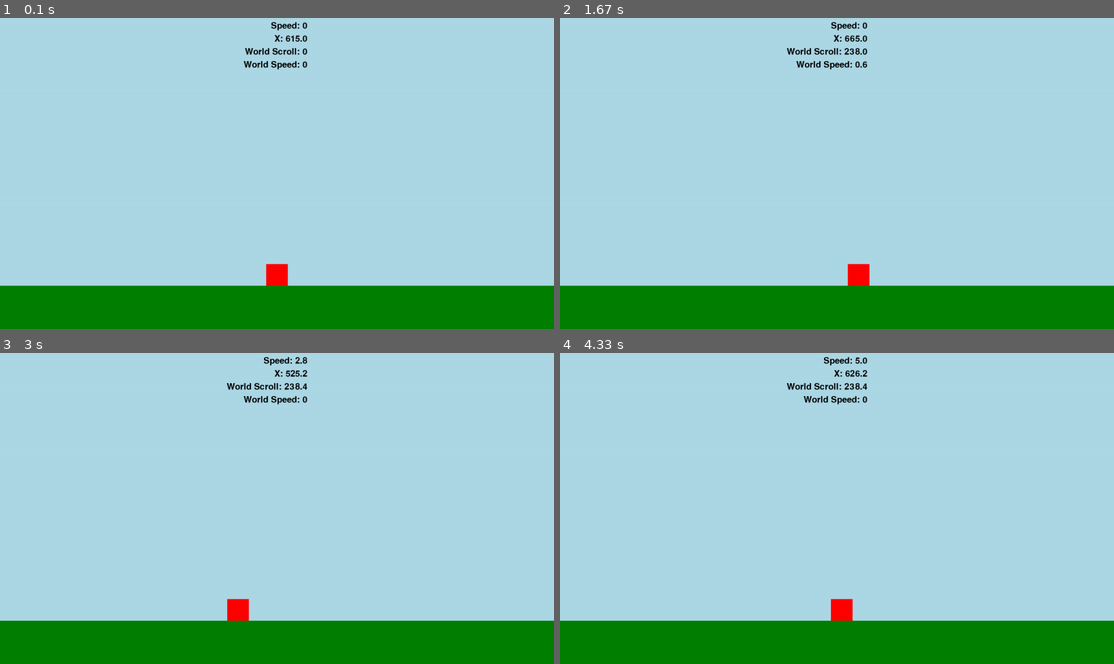
Above: before the commit, frames 1-4 (two rows, left to right).
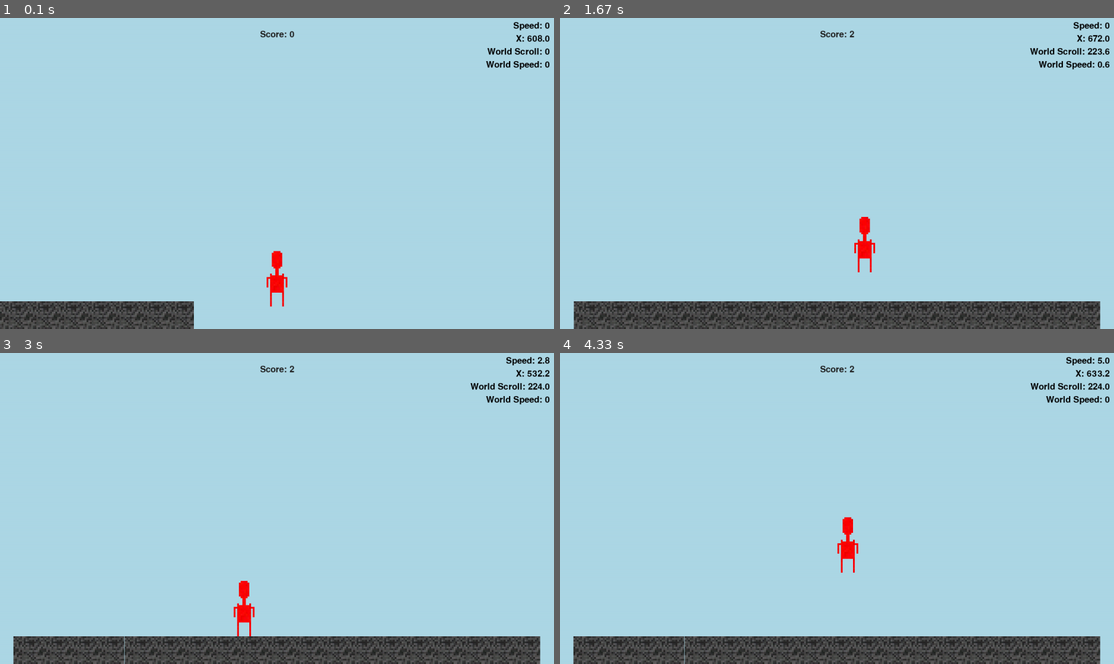
Above: after the commit, the same moments.

Repository: BrennyMIE/pygame7d
Game: pygame game, started from main.py
The game is run twice, just before and just after one commit, with the same random seed, the same clock (stepped at 60 frames per second) and the same inputs.
Inputs:
- Up to frame 1 (0.1 s): no input
- Up to frame 2 (1.67 s): hold D 0.33-0.8 s; hold D 0.83-1.3 s; tap Space at 0.9, 1.2, 1.4 s; hold A from 1.33 s (still down)
- Up to frame 3 (3 s): tap Space at 1.7, 1.97, 2.27, 2.4, 2.7 s; release A at 1.87 s; hold A 1.9-2.3 s; hold D 2.33-2.97 s
- Up to frame 4 (4.33 s): hold A 3-3.47 s; tap Space at 3.07, 3.37, 3.57, 3.87, 4.07 s; hold D 3.5-3.97 s; hold D from 4 s (still down)

The runs differ from the first frame. In frame 1, 15% of the frame differs, in the area x 0-100%, y 1-100%; in frame 2, 16%; in frame 3, 15%; in frame 4, 16%.

Commit message:
Add files via upload

Diff:
--- a/main.py
+++ b/main.py
@@ -1,28 +1,55 @@
 import pygame # This imports the pygame library into the script, so that it's functions are available to be used.
+import random
 # In Python, when you want to use a function from a library you've imported, you connect them with a dot (.). This is often called dot notation.
 
 pygame.init() # This tells python: "Inside the pygame library, find the function called init, and run it; the parentheses are how you tell the program to run the specified function."
 
 screen_width = 1280 # Create the variable screen_width. Default = 1280
 screen_height = 720 # Create the variable screen_height. Default = 720
+
 screen = pygame.display.set_mode((screen_width, screen_height)) # this creates a variable 'screen' and assigns the value of the created surface using pygame.display.set_mode()
 
 running = True # create the variable 'running' and set it's value to 'True'
 clock = pygame.time.Clock() # Create the variable 'clock', and assigns the value returned from the function pygame.time.Clock()?
 debug_font = pygame.font.Font(None, 30) # create the variable debug_font, and set it's font to None(default font), with size 30
-player_width = 50 # create the variable for the player_width. Default = 50
-player_height = 50 # create the variable for the player_height. Default = 50
-floor_height = 100 # create the variable floor_height, which specifies the height of the floor. Default = 100
+
+# Define Tile Size
+tile_width = 64  # create the variable tile_width, which specifies the height of the floor. Default = 100
+tile_height = 64 # create the variable tile_height, which specifies the height of the floor. Default = 100
+
+# Load textures:
+ground_texture_src = pygame.image.load('ground_texture.png')
+ground_texture = pygame.transform.scale(ground_texture_src, (tile_width, tile_height))
+
+player_sprite_src = pygame.image.load('player_sprite.png')
+player_sprite = pygame.transform.scale(player_sprite_src, (tile_width, tile_height * 2))
+
+# Define the zone where things must be rendered
+renderzone_right = screen_width - tile_width # add a buffer of 1 tile (!!!!!!!!currently negative 1 tile just so I can see what's going on!!!!!!!)
+renderzone_left = 0 + tile_width # also add the 1 tile buffer (bllarrghhhh inverted for testing!!!!!!)
+renderzone_top = 0 - tile_height # probably not needed
+renderzone_bottom = screen_height + tile_height # also probably not needed
+
+player_width = tile_width # create the variable for the player_width. Default = 50
+player_height = tile_height*2 # create the variable for the player_height. Default = 50
+
+gravity = 0.6 # initialise the speed of gravity.
+jump_force = 15 # set the force with which the player jumps
+
 player_x = screen_width / 2 - player_width / 2 # create the variable player_x, which initialises the player's x position. Default value = screen_width/2 - player_width/2 - which is the middle of the screen.
-player_y = screen_height - floor_height - player_height # create the variable player_y, which initialises the player's y position. Default value = sscreen_height - floor_height - player_height - which is standing on the ground
+player_y = screen_height - tile_height - player_height # create the variable player_y, which initialises the player's y position. Default value = screen_height - tile_height - player_height - which is standing on the ground
 player_acceleration = 0.2 # define the player's acceleration speed. Default = 0.2
-player_current_speed = 0 # Initialise the player's current speed. Default = 0
-player_max_speed = 5 # Define the player's maximum speed, in pixels per cycle.
+score = 0 # initialise the score as 0
+
+player_current_speed_x = 0 # Initialise the player's current x speed. Default = 0
+player_current_speed_y = 0 # Initialise the player's current y speed. Default = 0
+player_max_speed_x = 5 # Define the player's maximum speed, in pixels per cycle.
+player_max_speed_y = 20 # Define the player's maximum y speed, in pixels per cycle.
 player_min_x = 0 # Define the minimum allowed x coordinate of the player
 player_max_x = screen_width / 2 - player_width / 2 + player_width # define the maximum allowed x value for the player, when accounting for the size of the window.
 world_scroll = 0 # initialise the world_scroll variable, which defines how far the world has currently scrolled.
 world_speed = 0 # initialise the speed that the world is currently scrolling. Default = 0
-ground_rects = [pygame.Rect(0, screen_height - floor_height, screen_width, floor_height)] # Create the list ground_rects, which will contain a list of rectangles used for drawing the ground. Initialise it with a single rectangle that is the height of the floor, and the width of the screen.
+ground_rects = [pygame.Rect(0, screen_height - tile_height, tile_width, tile_height)] # Create the list ground_rects, which will contain a list of rectangles used for drawing the ground. Initialise it with a single rectangle that is the height of the floor, and the width of the screen.
 
 # --- Begin Game Loop ---
 
@@ -36,24 +63,122 @@
         world_speed = 0
 
     # if the player's x coordinate is greater than or equal to the maximum allowed x coordinate and the world is not cu …(190 unchanged characters)…
-    if player_x >= player_max_x and world_speed == 0 and player_current_speed > 0:
-        world_speed = player_current_speed
-
-    # If the player's x position is greater than or equal to the maximum allowed x coordinate, then move the player to his maximum allowed x coordinate (because he's not allowed to go past it!) and set his speed to zero (in a needlessly complex way, it seems?)
+    if player_x >= player_max_x and world_speed == 0 and player_current_speed_x > 0:
+        world_speed = player_current_speed_x
+
+    # If the player's x position is greater than or equal to the maximum allowed x coordinate, then move the player to his maximum allowed x coordinate (because he's not allowed to go past it!) and set his speed to zero.
     if player_x >= player_max_x:
         player_x = player_max_x
-        player_current_speed -= player_current_speed
-
-    # If the players x positions is less than or equal to the minimum allowed x position (he's not allowed here!) then move him to his minimum allowed x position, and set his speed to zero (again, needlessly complex way?)
+        player_current_speed_x = 0
+
+    # If the players x positions is less than or equal to the minimum allowed x position (he's not allowed here!) then move him to his minimum allowed x position, and set his speed to zero.
     if player_x <= player_min_x:
         player_x = player_min_x
-        player_current_speed += -1*player_current_speed
+        player_current_speed_x = 0
 
     # If the players current speed is less than the minimum allowed speed in either direction (one cycle of acceleration), then set his speed to zero (to prevent any weird things happening where he accidentally ends up moving by a fraction of this amount)
-    if player_current_speed < 0.2 and player_current_speed > -0.2:
-        player_current_speed = 0
-
-    # --- Begin Event Loop ---
+    if player_current_speed_x < 0.2 and player_current_speed_x > -0.2:
+        player_current_speed_x = 0
+
+# --- Begin Update Loop ---
+
+    # set player on ground to false every frame
+    player_on_ground = False
+    can_jump = 0
+
+    #Make the player fall according to gravity:
+    if player_current_speed_y < player_max_speed_y and not player_on_ground:
+        player_current_speed_y += gravity
+
+    if (player_current_speed_y > 0 or player_current_speed_y < 0) and not player_on_ground:
+        player_y += player_current_speed_y
+
+    # define the player bounding box just before detecting collision, so that it's value is updated every frame after the player has moved.
+    player_bbox = pygame.Rect(player_x, player_y, player_width, player_height)
+
+    # "for every block in my box of blocks"
+    for ground in ground_rects:
+        # Now we're "inside" the loop.
+        # The 'ground' variable holds the block we're currently looking at.
+
+        # Move the player upwards if he's inside the ground (because he shouldn't be)
+        if player_bbox.colliderect(ground): #detect if the player bounding box is colliding with ANY piece of ground.
+            player_y = ground.y - player_height
+            player_current_speed_y = 0
+            player_on_ground = True
+            can_jump = 1
+            break
+
+    # define 'last_ground_rect' during the beginning of the update loop, so that's it's value is always set to the latest piece of ground
+    last_ground_rect = ground_rects[-1]
+
+    # if the right side of the latest piece of ground, minus the world_scroll value, is less than or equal to the width of the screen, then create a new piece of ground, 'new_ground', identical to the previous piece, then append it to the list ground_rects
+    if last_ground_rect.right - world_scroll <= renderzone_right:
+        new_ground = pygame.Rect(last_ground_rect.right,screen_height-tile_height,tile_width, tile_height)
+        ground_rects.append(new_ground)
+
+    # while the length of ground_rects is greater than zero (which should always be true), then set the variable 'oldest_ground' to the first item in the list 'ground_rects'
+    while len(ground_rects) > 0:
+        oldest_ground = ground_rects[0]
+
+        # if the rightmost coordinate of the oldest piece of ground minus the distance the world has scrolled is less than zero (offscreen), then remove that piece of ground from the list 'ground_rects'
+        if oldest_ground.right - world_scroll < renderzone_left:
+            ground_rects.pop(0)
+        # if the above is not true, exit the while loop for this frame.
+        else:
+            break
+
+    # create the variable 'keys' and assign a list of all keys press or not
+    keys = pygame.key.get_pressed()
+
+    if keys[pygame.K_d]: # check if the D key is pressed, then:
+        # if the player's current speed is less than his maximum allowed speed, and he has room to move to the right, and the world is not scrolling, then increase his speed by his acceleration amount.
+        if player_current_speed_x < player_max_speed_x and player_x+1 <= player_max_x and world_speed == 0:
+            player_current_speed_x += player_acceleration
+
+        # if the player's current x position is greater than or equal to his maximum allowed x coordinate (which should start the world scrolling), and the world is not yet scrolling at the maximum speed of the player, then add his acceleration to the current world scrolling speed
+        # this ensures that the player's momentum transfers to and from the world scrolling smoothly.
+        if player_x >= player_max_x and world_speed < player_max_speed_x:
+            world_speed += player_acceleration
+
+    if keys[pygame.K_a]: # check if the A key is pressed (player wannts to move left), then:
+        # if the world is currently scrolling, subtract the player's acceleration from the world speed (the world scrolling has to slow to zero before the player should actually start moving left, due to his momentum)
+        if world_speed > 0:
+            world_speed -= player_acceleration
+
+        # if the world speed is less than the player's acceleration (if this is true, then it should be zero, and never negative), set it to zero just to be safe.
+        if world_speed < player_acceleration:
+            world_speed = 0
+
+        # if the player's current speed LEFT is less than his maximum allowed speed LEFT (notice the *-1), and there is still room for him to move left, AND the world is not scrolling, then add the player's acceleration to his movement LEFT (by subtacting the player's acceleration from his x speed, so that it goes negative, and he moves left)
+        if player_current_speed_x > player_max_speed_x*-1 and player_x-1 >= player_min_x and world_speed == 0:
+            player_current_speed_x -= player_acceleration
+
+    # if both A and D are pressed or NEITHER are pressed AND the player is moving to the right, then subtract his acceleration value from his current speed, so he slows down.
+    if ((keys[pygame.K_a] and keys[pygame.K_d]) or not (keys[pygame.K_a] or keys[pygame.K_d])) and player_current_speed_x > 0:
+        player_current_speed_x -= player_acceleration
+
+    # if both A and D are pressed or NEITHER are pressed AND the player is moving to the left, then add his acceleration value from his current speed, so he slows down.
+    if ((keys[pygame.K_a] and keys[pygame.K_d]) or not (keys[pygame.K_a] or keys[pygame.K_d])) and player_current_speed_x < 0:
+        player_current_speed_x += player_acceleration
+
+    # if both A and D are pressed or NEITHER are pressed AND the world is currently scrolling, then subtract his acceleration value from the current world scrolling speed, so it slows down.
+    if ((keys[pygame.K_a] and keys[pygame.K_d]) or not (keys[pygame.K_a] or keys[pygame.K_d])) and world_speed > 0:
+        world_speed -= player_acceleration
+
+    # if the player's current speed is greater than or equal to the player's acceleration value or -1* the acceleration value (the player is moving), then shift the player's x position by the current speed of the player
+    if player_current_speed_x >= player_acceleration or player_current_speed_x <= -1*player_acceleration:
+        player_x += player_current_speed_x
+
+    # if the world scrolling speed is above 0 and the player is at his maximum x position, then scroll the world by the current world scrolling speed.
+    if world_speed > 0 and player_x >= player_max_x:
+        world_scroll += world_speed
+        score += world_speed/100
+
+    if keys[pygame.K_SPACE] and can_jump == 1:
+        player_current_speed_y -= jump_force
+
+# --- Begin Event Loop ---
     for event in pygame.event.get(): # each item in the list 'pygame.event.get()' is assigned to the 'event'
         # if any key has just been pressed, do nothing.
         if event.type == pygame.KEYDOWN:
@@ -69,69 +194,6 @@
 
 # --- End Event Loop ---
 
-# --- Begin Update Loop ---
-    # define 'last_ground_rect' during the beginning of the update loop, so that's it's value is always set to the latest piece of ground
-    last_ground_rect = ground_rects[-1]
-
-    # if the right side of the latest piece of ground, minus the world_scroll value, is less than or equal to the width of the screen, then create a new piece of ground, 'new_ground', identical to the previous piece, then append it to the list ground_rects
-    if last_ground_rect.right - world_scroll <= screen_width:
-        new_ground = pygame.Rect(last_ground_rect.right,screen_height-floor_height,screen_width, floor_height)
-        ground_rects.append(new_ground)
-
-    # if the length of ground_rects is greater than zero (which should always be true), then set the variable 'oldest_ground' to the first item in the list 'ground_rects'
-    if len(ground_rects) > 0:
-        oldest_ground = ground_rects[0]
-
-    # if the rightmost coordinate of the oldest piece of ground is less than zero (offscreen), then remove that piece of ground from the list 'ground_rects'
-    if oldest_ground.right < 0:
-        ground_rects.pop(0)
-
-    # create the variable 'keys' and assign a list of all keys press or not
-    keys = pygame.key.get_pressed()
-
-    if keys[pygame.K_d]: # check if the D key is pressed, then:
-        # if the player's current speed is less than his maximum allowed speed, and he has room to move to the right, and the world is not scrolling, then increase his speed by his acceleration amount.
-        if player_current_speed < player_max_speed and player_x+1 <= player_max_x and world_speed == 0:
-            player_current_speed += player_acceleration
-
-        # if the player's current x position is greater than or equal to his maximum allowed x coordinate (which should start the world scrolling), and the world is not yet scrolling at the maximum speed of the player, then add his acceleration to the current world scrolling speed
-        # this ensures that the player's momentum transfers to and from the world scrolling smoothly.
-        if player_x >= player_max_x and world_speed < player_max_speed:
-            world_speed += player_acceleration
-
-    if keys[pygame.K_a]: # check if the A key is pressed (player wannts to move left), then:
-        # if the world is currently scrolling, subtract the player's acceleration from the world speed (the world scrolling has to slow to zero before the player should actually start moving left, due to his momentum)
-        if world_speed > 0:
-            world_speed -= player_acceleration
-
-        # if the world speed is less than the player's acceleration (if this is true, then it should be zero, and never negative), set it to zero just to be safe.
-        if world_speed < player_acceleration:
-            world_speed = 0
-
-        # if the player's current speed LEFT is less than his maximum allowed speed LEFT (notice the *-1), and there is still room for him to move left, AND the world is not scrolling, then add the player's acceleration to his movement LEFT (by subtacting the player's acceleration from his x speed, so that it goes negative, and he moves left)
-        if player_current_speed > player_max_speed*-1 and player_x-1 >= player_min_x and world_speed == 0:
-            player_current_speed -= player_acceleration
-
-    # if both A and D are pressed or NEITHER are pressed AND the player is moving to the right, then subtract his acceleration value from his current speed, so he slows down.
-    if ((keys[pygame.K_a] and keys[pygame.K_d]) or not (keys[pygame.K_a] or keys[pygame.K_d])) and player_current_speed > 0:
-        player_current_speed -= player_acceleration
-
-    # if both A and D are pressed or NEITHER are pressed AND the player is moving to the left, then add his acceleration value from his current speed, so he slows down.
-    if ((keys[pygame.K_a] and keys[pygame.K_d]) or not (keys[pygame.K_a] or keys[pygame.K_d])) and player_current_speed < 0:
-        player_current_speed += player_acceleration
-
-    # if both A and D are pressed or NEITHER are pressed AND the world is currently scrolling, then subtract his acceleration value from the current world scrolling speed, so it slows down.
-    if ((keys[pygame.K_a] and keys[pygame.K_d]) or not (keys[pygame.K_a] or keys[pygame.K_d])) and world_speed > 0:
-        world_speed -= player_acceleration
-
-    # if the player's current speed is greater than or equal to the player's acceleration value or -1* the acceleration value (the player is moving), then shift the player's x position by the current speed of the player
-    if player_current_speed >= player_acceleration or player_current_speed <= -1*player_acceleration:
-        player_x += player_current_speed
-
-    # if the world scrolling speed is above 0 and the player is at his maximum x position, then scroll the world by the current world scrolling speed.
-    if world_speed > 0 and player_x >= player_max_x:
-        world_scroll += world_speed
-
 # --- End Update Loop ---
 
 # --- Begin Draw Loop ---
@@ -140,13 +202,25 @@
 
     # --- Begin Draw All Ground Pieces ---
     for ground in ground_rects:
-        pygame.draw.rect(screen, (0,128,0), (ground.x - world_scroll, ground.y, ground.width, ground.height))
+        screen.blit(ground_texture, (ground.x - world_scroll, ground.y))
     # --- End Draw All Ground Pieces ---
 
-    pygame.draw.rect(screen, (255, 0, 0), (player_x, player_y, player_width, player_height)) # draw a rectangle which is the player
+    screen.blit(player_sprite, (player_x, player_y)) # Draw the player sprite
+
+    # Score Text variable declaration:
+    score_text = debug_font.render(f"Score: {round(score)}", True, (30, 30, 30)) # render the font 'debug font' with the value of the current score, colour off-black.
+
+    # get the rectangle/bounding box of the score element:
+    score_text_bbox = score_text.get_rect()
+
+    # Position the score text so that it's located at the top middle of the screen:
+    score_text_bbox.topleft = (screen_width / 2 - score_text_bbox.width / 2, 30) #since we're using the left coordinate, we need to subtract half of the width of the score bounding box to ensure it's properly centred. And place it 30px from the top of the screen.
+
+    # blit the text onto the 'screen'
+    screen.blit(score_text, score_text_bbox)
 
     # Debug Text Variable Declaraction
-    text_surface = debug_font.render(f"Speed: {round(player_current_speed, 1)}", True, (0, 0, 0)) #render the font 'debug font' with the specified value, which is for the player's current speed, rounded to 1 decimal place, colour black.
+    text_surface = debug_font.render(f"Speed: {round(player_current_speed_x, 1)}", True, (0, 0, 0)) #render the font 'debug font' with the specified value, which is for the player's current speed, rounded to 1 decimal place, colour black.
     text_surface2 = debug_font.render(f"X: {round(player_x, 1)}", True, (0, 0, 0)) #render the font 'debug font' with the specified value, which is for the player's current x coordinate, rounded to 1 decimal place, colour black.
     text_world_scroll = debug_font.render(f"World Scroll: {round(world_scroll, 1)}", True, (0, 0, 0)) #render the font 'debug font' with the specified value, which is for the world_scroll value, rounded to 1 decimal place, colour black.
     text_world_speed = debug_font.render(f"World Speed: {round(world_speed, 1)}", True, (0, 0, 0)) #render the font 'debug font' with the specified value, which is for the worlds's current scrolling speed, rounded to 1 decimal place, colour black.
@@ -158,10 +232,10 @@
     text_world_speed_rect = text_world_speed.get_rect()
 
     # Dynamically position the debug text so that it's correctly located at the top right
-    text_rect.topright = (screen_height - 10, 10) # 10px from the top, 10px from the right
-    text_rect2.topright = (screen_height - 10, 40) # 30px below text_rect
-    text_world_scroll_rect.topright = (screen_height - 10, 70) # 30px below text_rect2
-    text_world_speed_rect.topright = (screen_height - 10, 100) # 30px below text_world_scroll_rect
+    text_rect.topright = (screen_width - 10, 10) # 10px from the top, 10px from the right
+    text_rect2.topright = (screen_width - 10, 40) # 30px below text_rect
+    text_world_scroll_rect.topright = (screen_width - 10, 70) # 30px below text_rect2
+    text_world_speed_rect.topright = (screen_width - 10, 100) # 30px below text_world_scroll_rect
 
     # 'blit' the text onto the 'screen'
     screen.blit(text_surface, text_rect)
Binary file added: ground_texture.png
Binary file added: player_sprite.png
